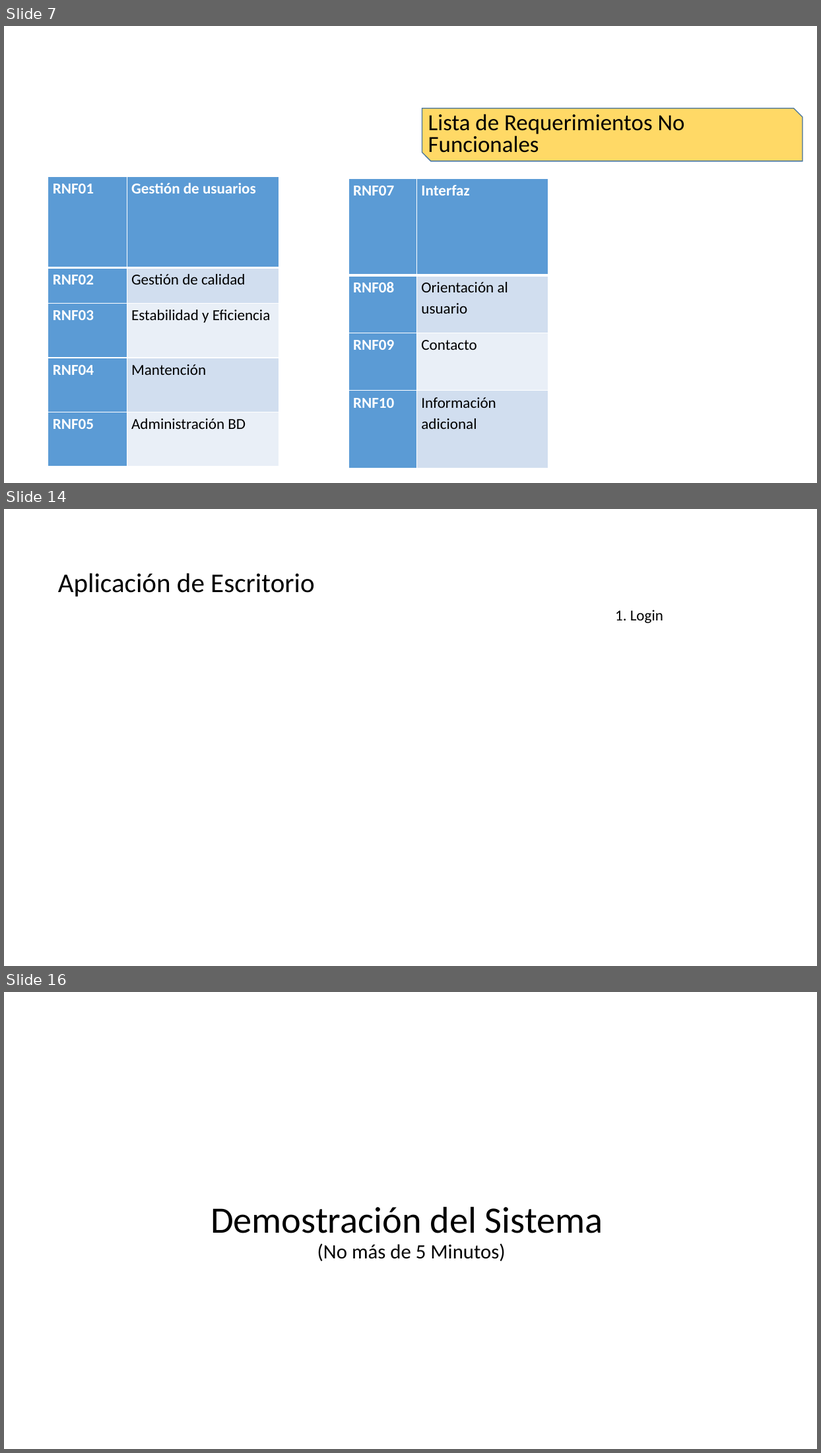
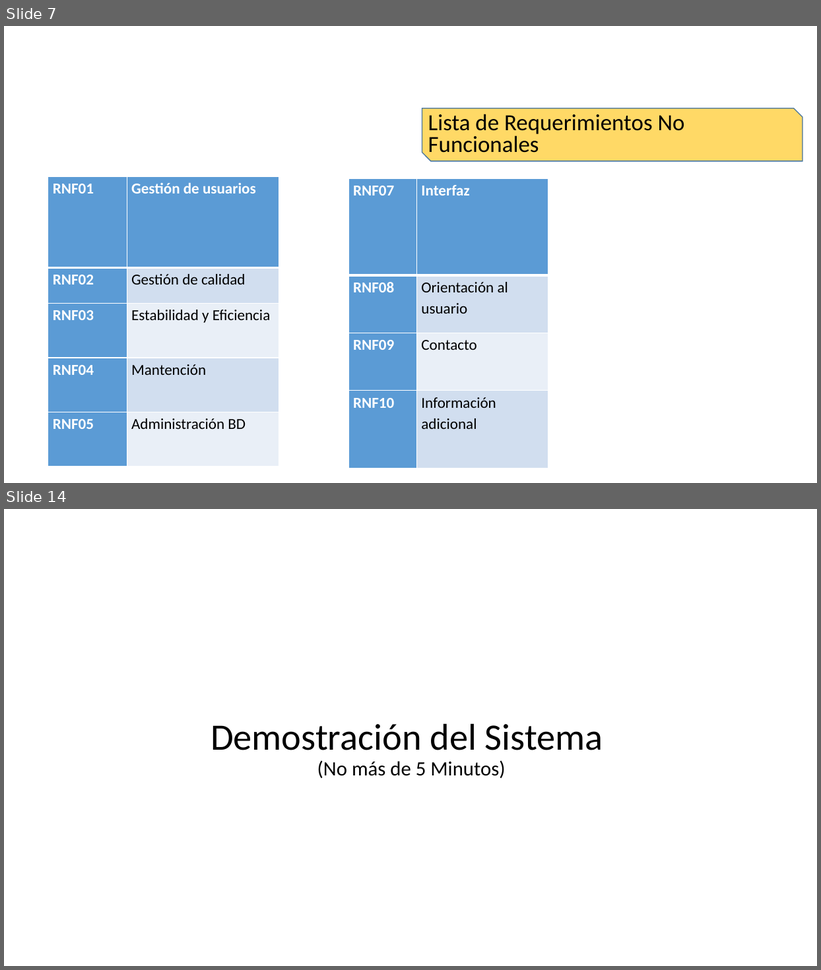
Before and after one commit to hugoaraya/Portafolio_2.0, a slide deck: Evidencias Documentales/Presentacion/Presentación-Portafolio-Proyecto_Hostal_2018 .pptx. Shown one above the other, each under a label of ours: slides 7, 14 and 16 before the commit, slides 7 and 14 after it; the slides between them are not shown. The pictures are 821x1453 and 821x970 pixels, drawn with LibreOffice and Linux fonts; fonts in the diff are those of the drawing; background and template pictures are left out. Boxes give left, top, right and bottom in pixels: in the first picture for what was removed or moved away, otherwise in the second. Text is boxed around its words. In the diff, an @@ line names an element or a change of style, - is before the commit and + after.

```diff
--- a/Evidencias Documentales/Presentacion/Presentación-Portafolio-Proyecto_Hostal_2018 .pptx
+++ b/Evidencias Documentales/Presentacion/Presentación-Portafolio-Proyecto_Hostal_2018 .pptx
@@ slide 14 removed at (4, 509, 817, 966), background picture (left out) @@
@@ title removed at (58, 573, 315, 597) @@
-Aplicación de Escritorio
@@ text removed at (615, 610, 663, 623) @@
-1. Login
@@ what was slide 16 is now slide 14 @@
```
Also in this commit, not shown: 4 slides changed, 3 slides added, 2 other slides removed, 2 other files.
